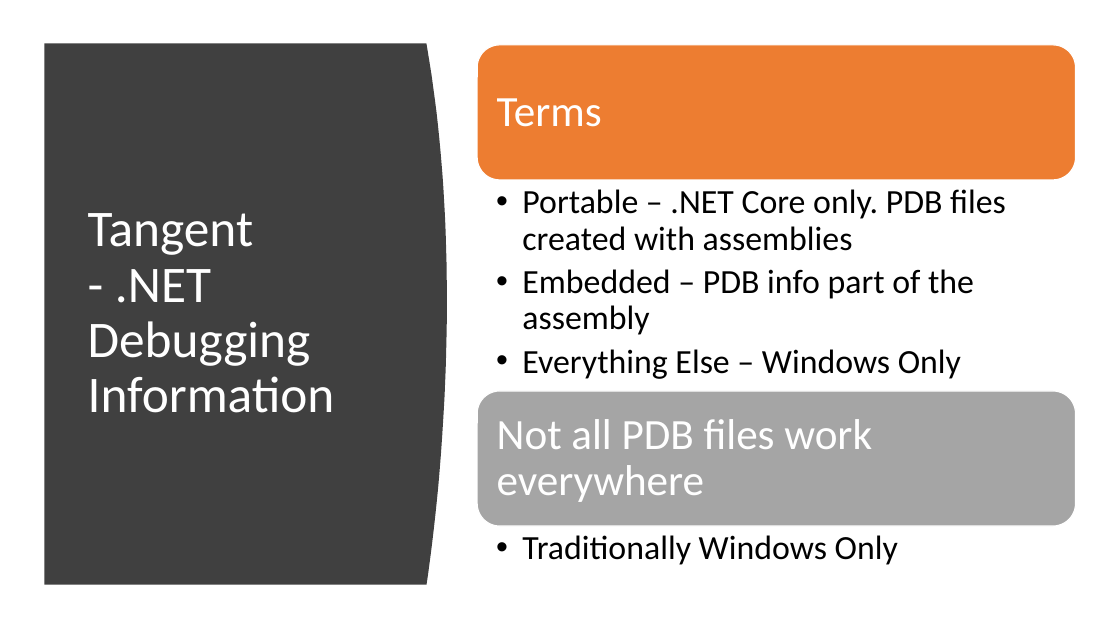
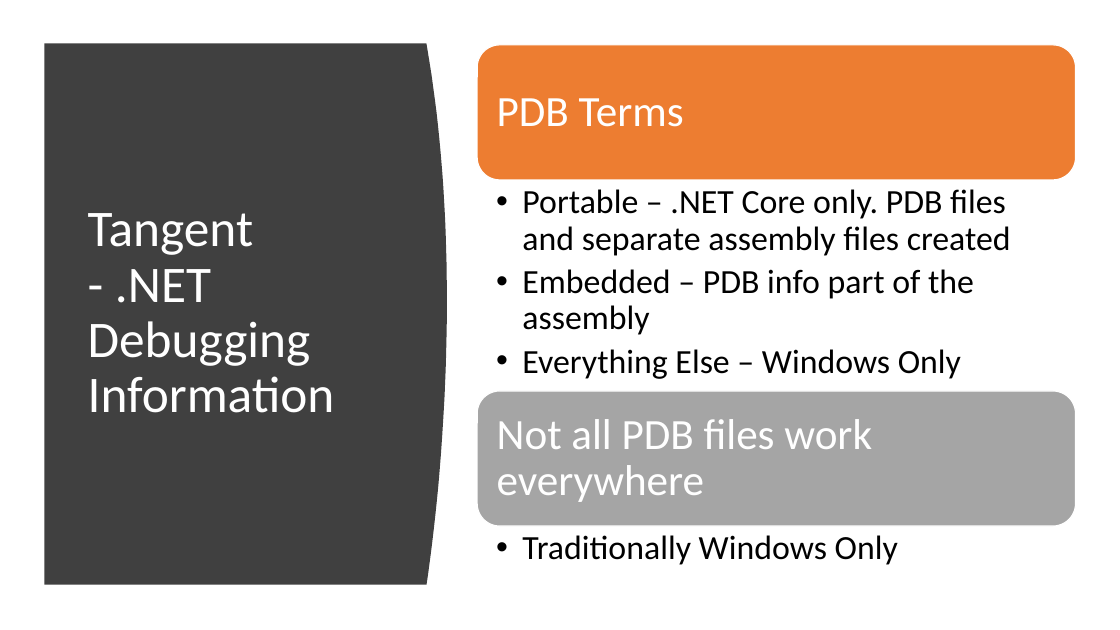
Before and after one commit to ProgrammerAL/Presentations-2019, a slide deck: slide 25 of 01-10 - ONETUG - Working with NuGet Packages/Presentation.pptx (slide 22 before the commit). Drawn at 1120x630 pixels with LibreOffice and Linux fonts; fonts in the diff are those of the drawing. Boxes give left, top, right and bottom in pixels: in the first picture for what was removed or moved away, otherwise in the second. Text is boxed around its words. In the diff, an @@ line names an element or a change of style, - is before the commit and + after.

```diff
--- a/01-10 - ONETUG - Working with NuGet Packages/Presentation.pptx
+++ b/01-10 - ONETUG - Working with NuGet Packages/Presentation.pptx
@@ text at (x1=497, y1=98, x2=684, y2=127): text changed @@
-Terms
+PDB Terms
@@ text at (x1=522, y1=189, x2=1011, y2=256): text changed @@
-  • Portable – .NET Core only. PDB files created with assemblies
+  • Portable – .NET Core only. PDB files and separate assembly files created
```
Also in this commit, not shown: 9 other slides changed, 9 slides added, 3 slides removed.
